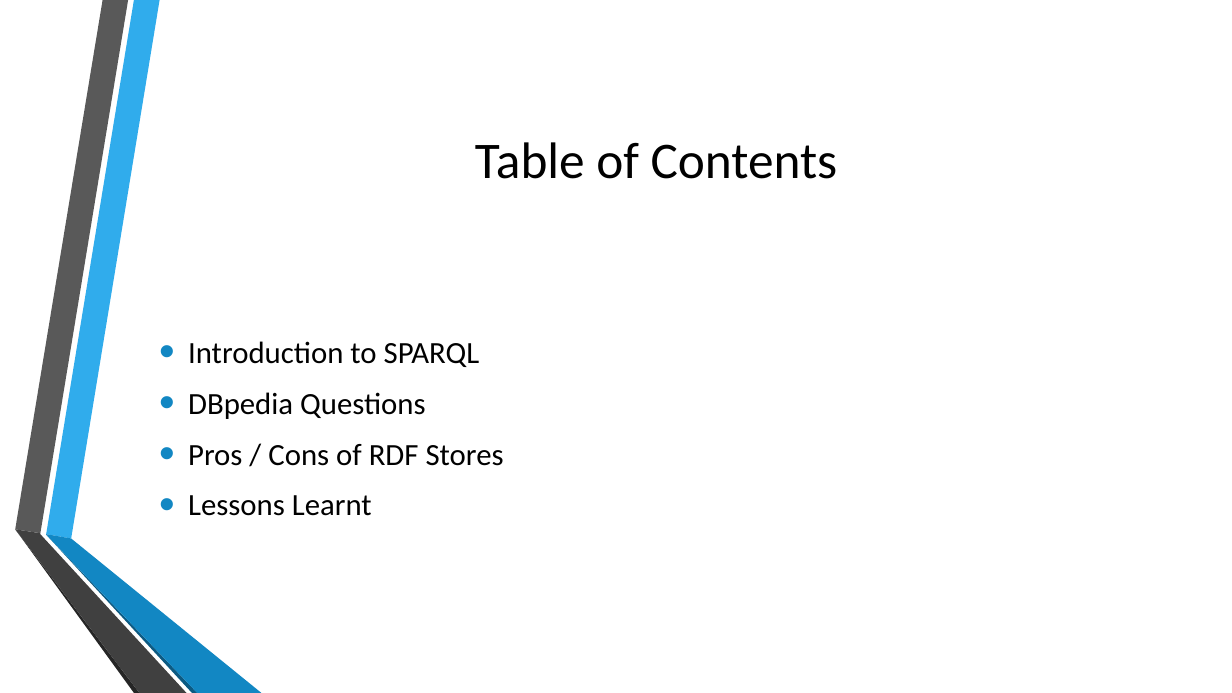
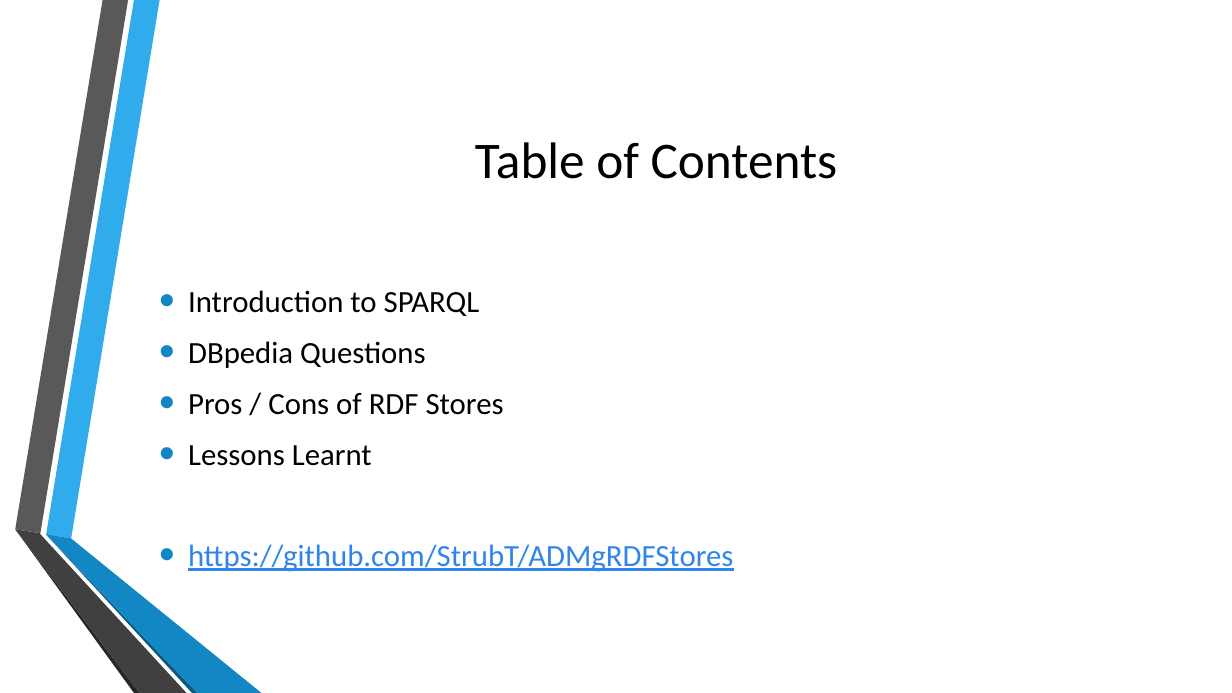
Before and after one commit to StrubT/ADMgRDFStores, a slide deck: slide 2 of presentation.pptx. Drawn at 1232x693 pixels with LibreOffice and Linux fonts; fonts in the diff are those of the drawing; background and template pictures are left out. Boxes give left, top, right and bottom in pixels: in the first picture for what was removed or moved away, otherwise in the second. Text is boxed around its words. In the diff, an @@ line names an element or a change of style, - is before the commit and + after.

```diff
--- a/presentation.pptx
+++ b/presentation.pptx
@@ text at [188, 544, 733, 572]: paragraph added @@
+• https://github.com/StrubT/ADMgRDFStores
```
Also in this commit, not shown: 3 other slides changed, 4 slides added, 1 slide removed, 1 other file.
